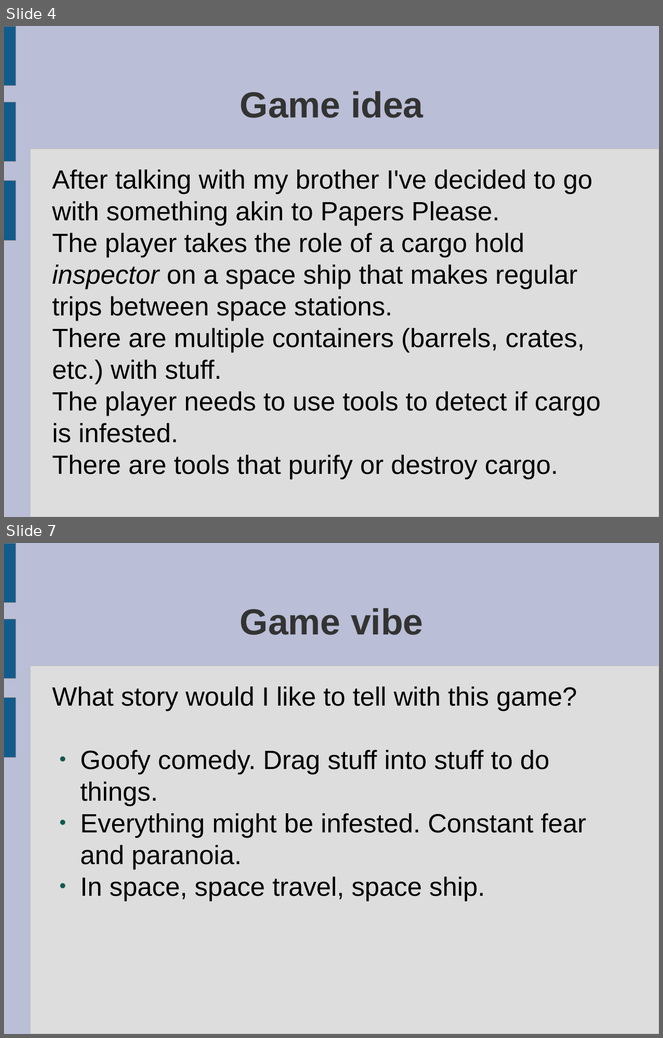
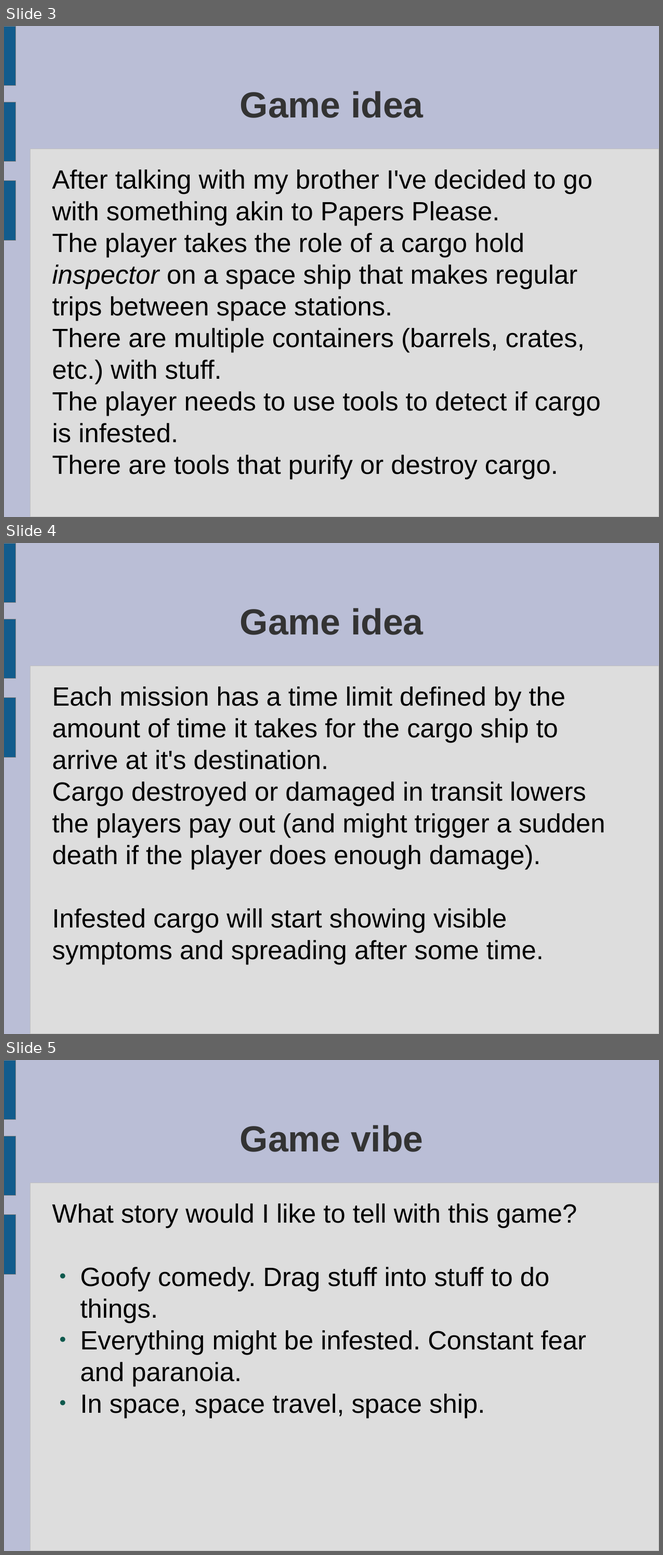
Before and after one commit to ktosox/GWJ67, a slide deck: da_plan.odp. Shown one above the other, each under a label of ours: slides 4 and 7 before the commit, slides 3, 4 and 5 after it; the slides between them are not shown. The pictures are 663x1038 and 663x1555 pixels, drawn with LibreOffice and Linux fonts; fonts in the diff are those of the drawing. Boxes give left, top, right and bottom in pixels: in the first picture for what was removed or moved away, otherwise in the second. Text is boxed around its words. In the diff, an @@ line names an element or a change of style, - is before the commit and + after.

Commit message:
loads of work
- added working parasite that spreads
- more game design
- added ideas for assets to the lsit

```diff
--- a/da_plan.odp
+++ b/da_plan.odp
@@ slide 4 added at [4, 543, 659, 1034], background #BABED6; not listed: 4 template elements that a slide beside it also shows @@
@@ title added at [240, 608, 424, 635], 44 pt, text #333333, bold @@
+Game idea
@@ text added at [52, 687, 606, 965], 32 pt, text #000000 @@
+Each mission has a time limit defined by the amount of time it takes for the cargo ship to arrive at it's destination.
+Cargo destroyed or damaged in transit lowers the players pay out (and might trigger a sudden death if the player does enough damage).
+Infested cargo will start showing visible symptoms and spreading after some time.
@@ what was slide 4 is now slide 3 @@
@@ what was slide 7 is now slide 5 @@
```
Also in this commit, not shown: 2 slides changed, 2 other slides added, 15 other files.
